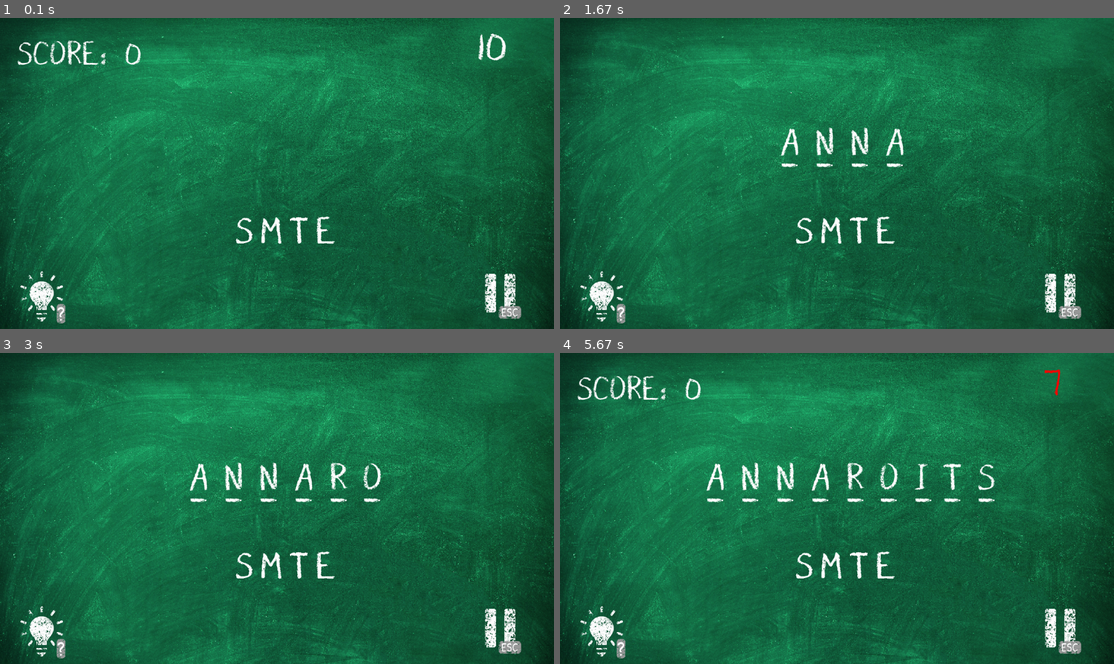
Above: before the commit, frames 1-4 (two rows, left to right).
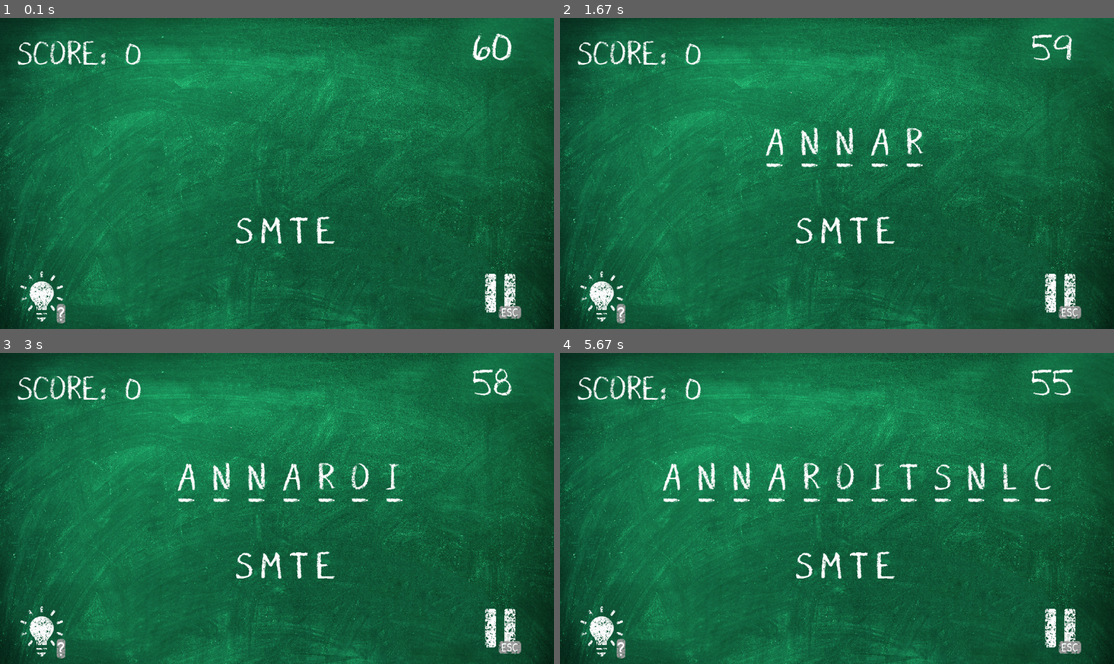
Above: after the commit, the same moments.

Repository: Sid-Cipher/Word-Scramble-Pygame
Game: pygame game, started from main.py
Same seed, same stepped clock (60 frames per second), same inputs: the game is played once before the commit and once after it.
Inputs:
- Up to frame 1 (0.1 s): no input
- Up to frame 2 (1.67 s): type "ann" at 0.33 s; tap Enter at 0.67, 1.02, 1.57 s; type "a" at 0.88 s; type "r" at 1.43 s
- Up to frame 3 (3 s): type "o" at 1.98 s; tap Enter at 2.12, 2.67 s; type "i" at 2.53 s
- Up to frame 4 (5.67 s): type "t" at 3.08 s; tap Enter every 0.55 s from 3.22 to 5.42 s; type "s" at 3.63 s; type "n" at 4.18 s; type "l" at 4.73 s; type "c" at 5.28 s

The runs differ from the first frame. In frame 1, 0.4% of the frame differs, in the area x 85-93%, y 4-14%; in frame 2, 2.2%; in frame 3, 2.6%; in frame 4, 3.0%, in the area x 18-93%, y 5-49%.

Commit message:
Commited twenty first Set of progress

Diff:
--- a/main.py
+++ b/main.py
@@ -10,7 +10,7 @@
 
 # Load and play music
 pygame.mixer.music.load("Lukrembo.mp3")
-pygame.mixer.music.set_volume(0.1)
+pygame.mixer.music.set_volume(0.2)
 pygame.mixer.music.play(-1)  # Play indefinitely
 
 #Loading sound effects
@@ -23,7 +23,7 @@
 score_sound = pygame.mixer.Sound("Score_card.wav")
 
 # Adjust volumes for sound effects
-ticking_sound.set_volume(0.5)
+ticking_sound.set_volume(0.4)
 win_sound.set_volume(0.2)
 lose_sound.set_volume(0.2)
 hint_sound.set_volume(0.2)
@@ -39,7 +39,7 @@
 icon = pygame.image.load('crossword.png')
 pygame.display.set_icon(icon)
 
-#Loading the Assets 😭 (crying in pain)
+#Loading the Assets
 hint_button = pygame.image.load("hint_button.png")
 hint_button = pygame.transform.scale(hint_button, (135, 132))
 pause_button = pygame.image.load("pause_button.png")
@@ -66,7 +66,7 @@
     font_scrambled = pygame.font.SysFont(None, font_size_scrambled)
 
 # Timer 🕛
-start_time = 11  # Start with 30 seconds
+start_time = 61  # Start with 30 seconds
 time_left = start_time
 clock = pygame.time.Clock()
 start_ticks = pygame.time.get_ticks()  # Record the starting tick (in milliseconds)
@@ -403,13 +403,6 @@
     for word in scrambled_word:
         render_word_with_feedback(screen, scrambled_word, user_input, font, x_pos_un, y_pos_un, spacing_unscrambled,word_to_guess)
 
-
-    # Draw the scrambled word on the screen
-
-      # Adjust position as needed
-    # Draw user input on the screen
-      # Adjust position as needed
-    # Calculate elapsed time
     current_ticks = pygame.time.get_ticks()
     elapsed_time = (current_ticks - start_ticks) / 1000  # Convert milliseconds to seconds
     # Clear the screen and draw the background
--- /dev/null
+++ b/temp.py
@@ -0,0 +1,58 @@
+import pygame
+import random
+
+# Initialize Pygame
+pygame.init()
+
+# Game Window
+screen_width = 800
+screen_height = 600
+screen = pygame.display.set_mode((screen_width, screen_height))
+pygame.display.set_caption("Number Match")
+
+# Colors
+white = (255, 255, 255)
+black = (0, 0, 0)
+red = (255, 0, 0)
+green = (0, 255, 0)
+
+# Fonts
+font = pygame.font.Font(None, 36)
+
+# Game Variables
+score = 0
+time_left = 120  # 2 minutes
+level = 1
+max_score = 0
+
+# Function to generate the number grid
+def generate_grid(grid_size):
+    grid = []
+    for i in range(grid_size):
+        row = []
+        for j in range(grid_size):
+            row.append(random.randint(1, 9))
+        grid.append(row)
+    return grid
+
+# ... other functions for checking pairs, removing pairs, adding numbers, displaying scores, etc.
+
+# Game Loop
+running = True
+while running:
+    for event in pygame.event.get():
+        if event.type == pygame.QUIT:
+            running = False
+        elif event.type == pygame.MOUSEBUTTONDOWN:
+            # Check if a number was clicked and handle the click
+            # ...
+
+    # Update game state (time, score, level, etc.)
+    # ...
+
+    # Render the game elements (grid, numbers, score, time, etc.)
+    screen.fill(white)
+    # ... draw the grid, numbers, and text
+    pygame.display.update()
+
+pygame.quit()
--- /dev/null
+++ b/temp2.py
@@ -0,0 +1,159 @@
+import pygame
+import random
+import time
+
+# Initialize Pygame
+pygame.init()
+
+# Screen dimensions
+SCREEN_WIDTH, SCREEN_HEIGHT = 800, 600
+GRID_ROWS, GRID_COLS = 6, 6
+CELL_SIZE = 80
+FONT = pygame.font.Font(None, 36)
+
+# Colors
+WHITE = (255, 255, 255)
+BLACK = (0, 0, 0)
+BLUE = (0, 0, 255)
+LIGHT_GRAY = (200, 200, 200)
+
+# Global variables
+score = 0
+max_score = 0
+current_level = 1
+game_timer = 30  # Timer in seconds
+match_pairs = [(2, 2), (3, 4)]  # Pairs for each level
+
+def generate_grid(target_pair):
+    grid = [[random.randint(1, 9) for _ in range(GRID_COLS)] for _ in range(GRID_ROWS)]
+    # Replace two random cells with target pair
+    pair_positions = random.sample(range(GRID_ROWS * GRID_COLS), 2)
+    r1, c1 = divmod(pair_positions[0], GRID_COLS)
+    r2, c2 = divmod(pair_positions[1], GRID_COLS)
+    grid[r1][c1] = target_pair[0]
+    grid[r2][c2] = target_pair[1]
+    return grid
+
+def check_pair(grid, selected_cells, target_pair):
+    if len(selected_cells) == 2:
+        r1, c1 = selected_cells[0]
+        r2, c2 = selected_cells[1]
+        if (grid[r1][c1], grid[r2][c2]) == target_pair or (grid[r2][c2], grid[r1][c1]) == target_pair:
+            return True
+    return False
+
+def remove_pair(grid, selected_cells):
+    for r, c in selected_cells:
+        grid[r][c] = 0
+
+def display_score(screen, level_score, max_score):
+    level_text = FONT.render(f"Score: {level_score}", True, BLACK)
+    max_text = FONT.render(f"Max Score: {max_score}", True, BLACK)
+    screen.blit(level_text, (10, 10))
+    screen.blit(max_text, (10, 50))
+
+def all_pairs_removed(grid, target_pair):
+    for row in grid:
+        if row.count(target_pair[0]) >= 2:
+            return False
+    return True
+
+def display_timer(screen, time_left):
+    timer_text = FONT.render(f"Time Left: {time_left}s", True, BLACK)
+    screen.blit(timer_text, (SCREEN_WIDTH - 150, 10))
+
+def next_level(screen, clock):
+    global current_level, score, game_timer
+    if current_level == 1:
+        target_pair = match_pairs[0]
+    elif current_level == 2:
+        target_pair = match_pairs[1]
+    else:
+        return False  # End of game
+
+    grid = generate_grid(target_pair)
+    selected_cells = []
+    start_time = time.time()
+
+    while True:
+        screen.fill(WHITE)
+
+        # Draw grid
+        for r in range(GRID_ROWS):
+            for c in range(GRID_COLS):
+                num = grid[r][c]
+                rect = pygame.Rect(c * CELL_SIZE, r * CELL_SIZE, CELL_SIZE, CELL_SIZE)
+                pygame.draw.rect(screen, LIGHT_GRAY, rect)
+                pygame.draw.rect(screen, BLACK, rect, 2)
+                if num != 0:
+                    text = FONT.render(str(num), True, BLACK)
+                    screen.blit(text, (rect.x + 30, rect.y + 20))
+
+        # Display instructions
+        instruction_text = FONT.render(f"Find pairs of {target_pair}", True, BLACK)
+        screen.blit(instruction_text, (SCREEN_WIDTH // 2 - 100, SCREEN_HEIGHT - 50))
+
+        # Display score and timer
+        display_score(screen, score, max_score)
+        display_timer(screen, game_timer - int(time.time() - start_time))
+
+        for event in pygame.event.get():
+            if event.type == pygame.QUIT:
+                pygame.quit()
+                exit()
+            if event.type == pygame.MOUSEBUTTONDOWN:
+                x, y = event.pos
+                c, r = x // CELL_SIZE, y // CELL_SIZE
+                if 0 <= r < GRID_ROWS and 0 <= c < GRID_COLS and grid[r][c] != 0:
+                    selected_cells.append((r, c))
+                    if len(selected_cells) == 2:
+                        if check_pair(grid, selected_cells, target_pair):
+                            remove_pair(grid, selected_cells)
+                            score += 5
+                            selected_cells = []
+                        else:
+                            selected_cells = []
+
+        if all_pairs_removed(grid, target_pair):
+            break
+
+        # If timer ends, break to the next level
+        if time.time() - start_time >= game_timer:
+            break
+
+        pygame.display.flip()
+        clock.tick(30)
+
+    current_level += 1
+    return True
+
+# Main game loop
+def game_loop():
+    global score, max_score
+
+    screen = pygame.display.set_mode((SCREEN_WIDTH, SCREEN_HEIGHT))
+    pygame.display.set_caption("Number Match Game")
+
+    clock = pygame.time.Clock()
+
+    while next_level(screen, clock):
+        pass
+
+    # After second level, wait for 30 seconds before ending
+    end_time = time.time()
+    while time.time() - end_time < 30:
+        screen.fill(WHITE)
+        display_score(screen, score, max_score)
+        display_timer(screen, 30 - int(time.time() - end_time))
+        pygame.display.flip()
+        clock.tick(30)
+
+    # Display final score
+    print(f"Final Score: {score}")
+    if score > max_score:
+        max_score = score
+    print(f"Max Score: {max_score}")
+
+# Run the game
+game_loop()
+pygame.quit()
